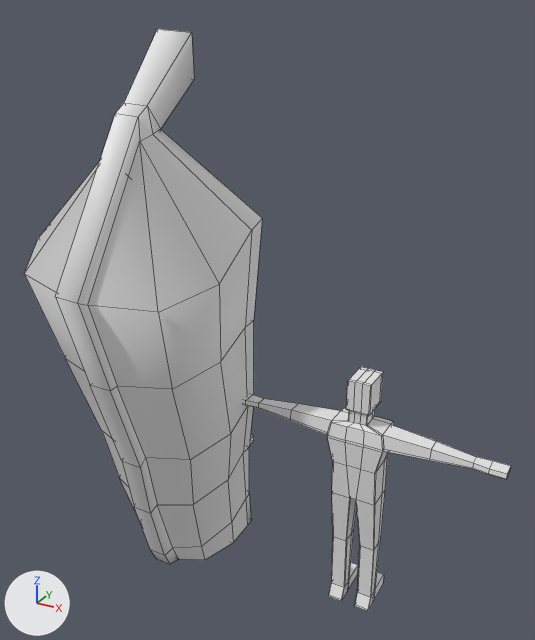
Two versions of the Blender file art/models/props/trophy_shelf/trophy_shelf.blend, one commit apart.
One viewpoint serves both versions: a camera (50 mm lens) standing at (3.01, -4.11, 4.19) and looking at (0.74, 0.0, 2.13). Every picture has the same lights, and +X, +Y and +Z are marked at lower left. The first picture is the older version. Mesh edges are drawn as thin lines.

In view in the first picture: 'reference', 'trophy_shelf'.
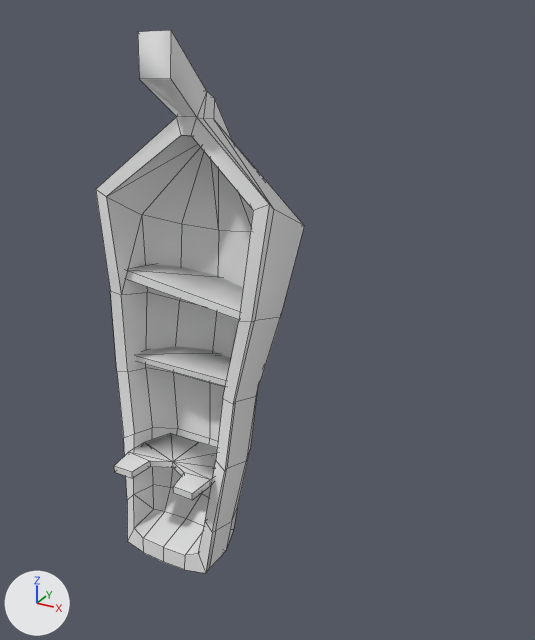
Pixel boxes (x1, y1, x2, y2) of what changed, in the pictures (535 x 640 px):
'trophy_shelf', turned
    before: (24, 29, 262, 564)
    after: (96, 30, 304, 573)
'reference', hidden
    before: (243, 367, 511, 611)

The change, as a diff of the scene's bpy script:
```diff
--- a/art/models/props/trophy_shelf/trophy_shelf.blend.py
+++ b/art/models/props/trophy_shelf/trophy_shelf.blend.py
@@ ob_trophy_shelf @@
 ob_trophy_shelf.location = (0.0, 0.0, 0.0)
-ob_trophy_shelf.rotation_euler = (0.0, 0.0, 3.142)  # degrees (0, 0, 180)
 ob_trophy_shelf.scale = (0.569, 0.569, 0.569)
@@ ob_reference @@
 ob_reference.location = (1.483, 0.0, 0.0)
+ob_reference.hide_set(True)
```
